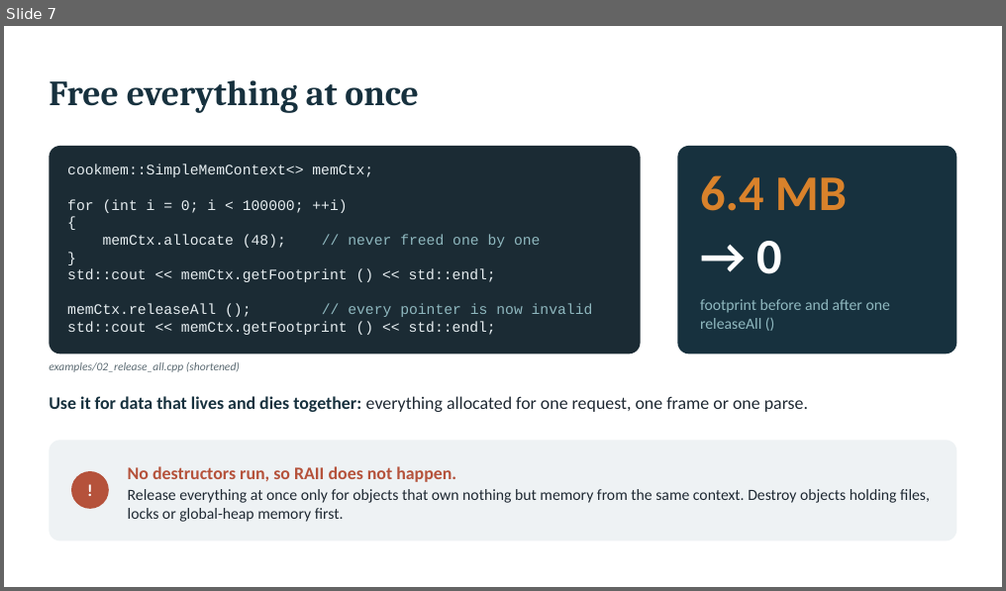
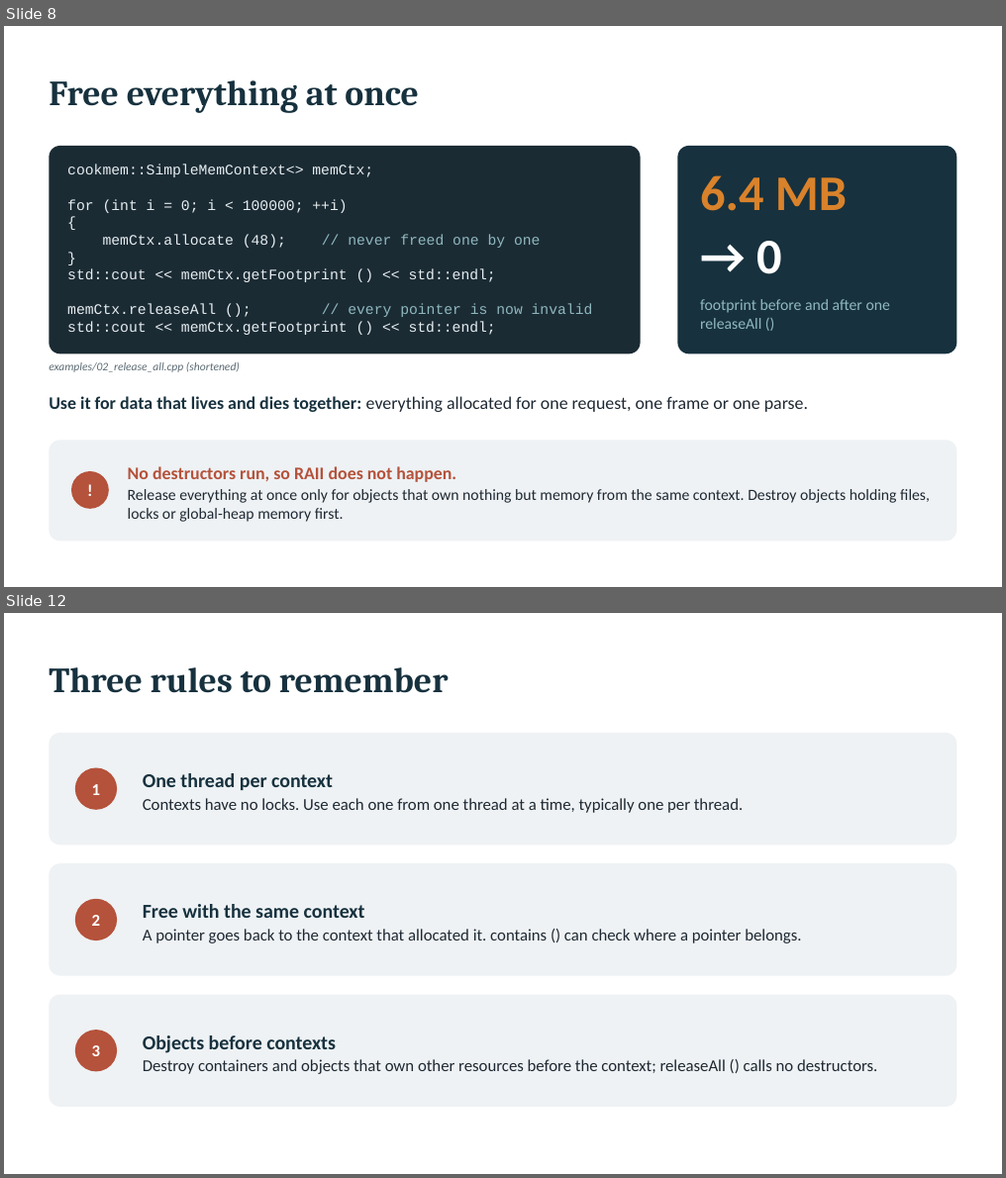
Before and after one commit to coconut2015/cookmem-tutorials, a slide deck: 01-getting-started/slides.pptx. Shown one above the other, each under a label of ours: slide 7 before the commit, slides 8 and 12 after it; the slides between them are not shown. The pictures are 1006x591 and 1006x1178 pixels, drawn with LibreOffice and Linux fonts; fonts in the diff are those of the drawing. Boxes give left, top, right and bottom in pixels: in the first picture for what was removed or moved away, otherwise in the second. Text is boxed around its words. In the diff, an @@ line names an element or a change of style, - is before the commit and + after.

```diff
--- a/01-getting-started/slides.pptx
+++ b/01-getting-started/slides.pptx
@@ slide 12 added at [4,613,1002,1174], background #FFFFFF @@
@@ title added at [49,667,449,693], 34 pt, text #17313E, bold @@
+Three rules to remember
@@ rounded rectangle added at [49,733,957,845], fill #EEF2F4 @@
@@ ellipse added at [75,768,117,810], fill #B5523B, 16 pt, text #FFFFFF, bold @@
+1
@@ text added at [143,773,743,813], 16 pt, text #1F2933 @@
+One thread per context
+Contexts have no locks. Use each one from one thread at a time, typically one per thread.
@@ rounded rectangle added at [49,863,957,976], fill #EEF2F4 @@
@@ ellipse added at [75,899,117,941], fill #B5523B, 16 pt, text #FFFFFF, bold @@
+2
@@ text added at [143,904,801,944], 16 pt, text #1F2933 @@
+Free with the same context
+A pointer goes back to the context that allocated it. contains () can check where a pointer belongs.
@@ rounded rectangle added at [49,995,957,1107], fill #EEF2F4 @@
@@ ellipse added at [75,1030,117,1072], fill #B5523B, 16 pt, text #FFFFFF, bold @@
+3
@@ text added at [143,1036,877,1074], 16 pt, text #1F2933 @@
+Objects before contexts
+Destroy containers and objects that own other resources before the context; releaseAll () calls no destructors.
@@ what was slide 7 is now slide 8 @@
```
Also in this commit, not shown: 4 slides changed, 4 other slides added, 4 slides removed, 4 other files.
